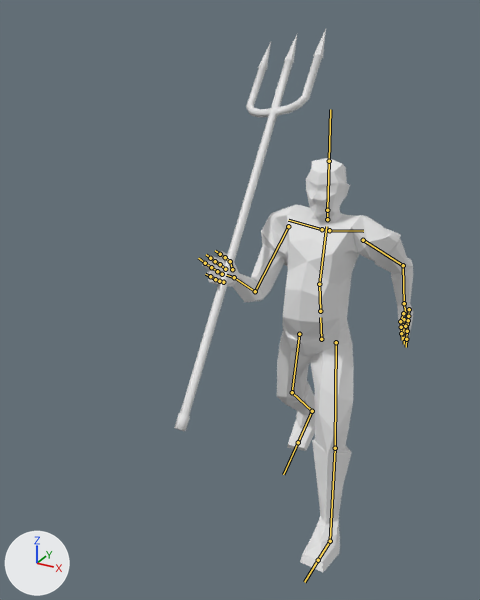
An edit to the FBX model Assets/Models/Farmer/farmer08a.fbx, drawn before and after from the same camera.
Camera for both pictures: a camera (50 mm lens) standing at (3.08, -8.22, 6.96) and looking at (-0.43, -1.84, 3.77). Arrows for +X, +Y and +Z are at lower left; the lights stay in place. Both versions are drawn at frame 261 of the action 'metarig|metarigAction'; the numbers are the values there. The bones that bend it are drawn over the model as lines.

Names of what the first picture shows: 'Cube', 'talikko.001'.
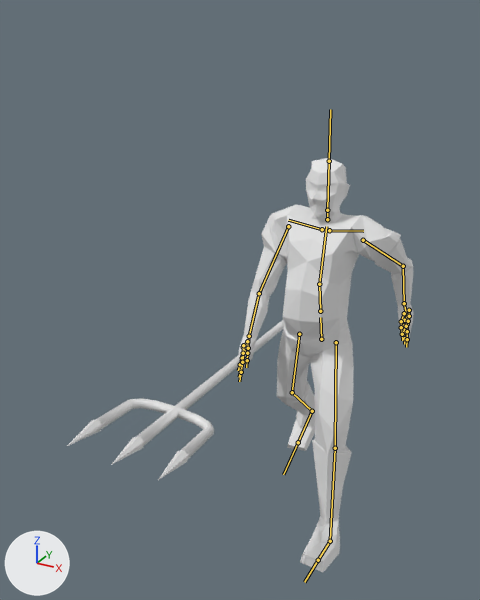
Where the change shows, as pixel boxes (x1, y1, x2, y2) in the pictures (480 x 600 px):
'Cube', posed (16% narrower)
    before: (203, 158, 413, 572)
    after: (238, 158, 414, 572)
'talikko.001', posed (42% wider, 60% shorter)
    before: (174, 29, 326, 431)
    after: (67, 320, 283, 480)
bone 'upper_arm.R', root to tip
    before: (288, 226) to (255, 291)
    after: (288, 226) to (259, 293)
bone 'forearm.R', root to tip
    before: (255, 291) to (234, 277)
    after: (259, 293) to (249, 336)
bone 'hand.R', root to tip
    before: (234, 277) to (226, 275)
    after: (249, 336) to (248, 346)

The change in detail:
Bone 'upper_arm.R' (bone_upper_arm_r) turns from (43, -21, 66) to (35, -25, 67) degrees about its own x, y and z.
Bone 'forearm.R' (bone_forearm_r) turns from (68, 6, -52) to (-10, -54, 19) degrees about its own x, y and z.
Bone 'hand.R' (bone_hand_r) turns from (-14, 24, 15) to (10, 19, 30) degrees about its own x, y and z.
